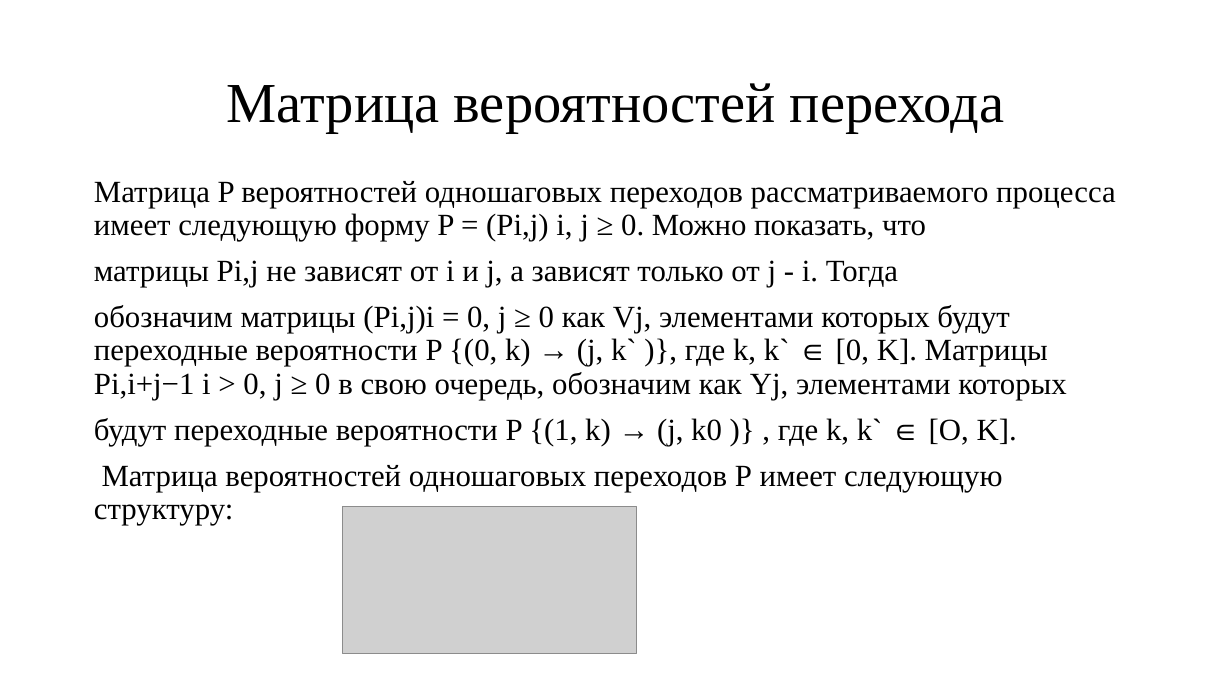
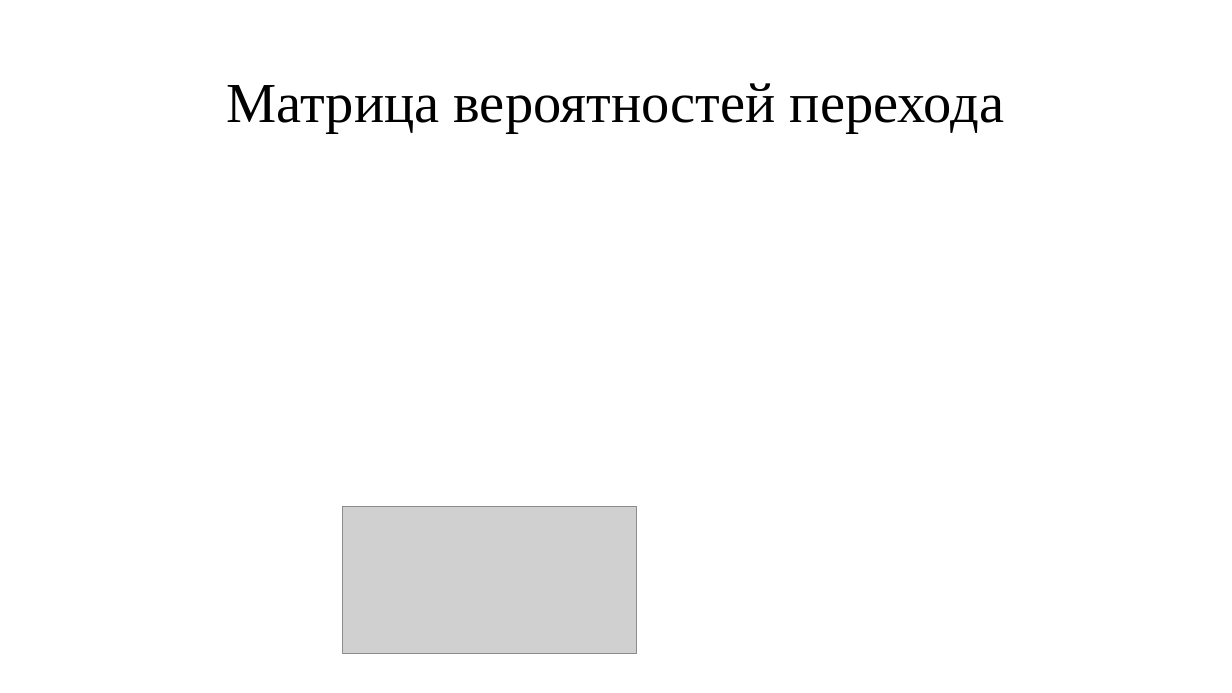
Before and after one commit to san4ezgig/Course-work, a slide deck: slide 9 of Предзащита/Исследование системы MAP.pptx (slide 4 before the commit). Drawn at 1232x693 pixels with LibreOffice and Linux fonts; fonts in the diff are those of the drawing; grey boxes stand for pictures. Boxes give left, top, right and bottom in pixels: in the first picture for what was removed or moved away, otherwise in the second. Text is boxed around its words. In the diff, an @@ line names an element or a change of style, - is before the commit and + after.

```diff
--- a/Предзащита/Исследование системы MAP.pptx
+++ b/Предзащита/Исследование системы MAP.pptx
@@ text removed at <box>94,181,1116,525</box> @@
-Матрица P вероятностей одношаговых переходов рассматриваемого процесса имеет следующую форму P = (Pi,j) i, j ≥ 0. Можно показать, что
-матрицы Pi,j не зависят от i и j, а зависят только от j - i. Тогда
-обозначим матрицы (Pi,j)i = 0, j ≥ 0 как Vj, элементами которых будут переходные вероятности P {(0, k) → (j, k` )}, где k, k` ∈ [0, K]. Матрицы Pi,i+j−1 i > 0, j ≥ 0 в свою очередь, обозначим как Yj, элементами которых
-будут переходные вероятности P {(1, k) → (j, k0 )} , где k, k` ∈ [O, K].
-Матрица вероятностей одношаговых переходов P имеет следующую структуру:
```
Also in this commit, not shown: 4 other slides changed, 10 slides added, 2 slides removed, 13 other files.
